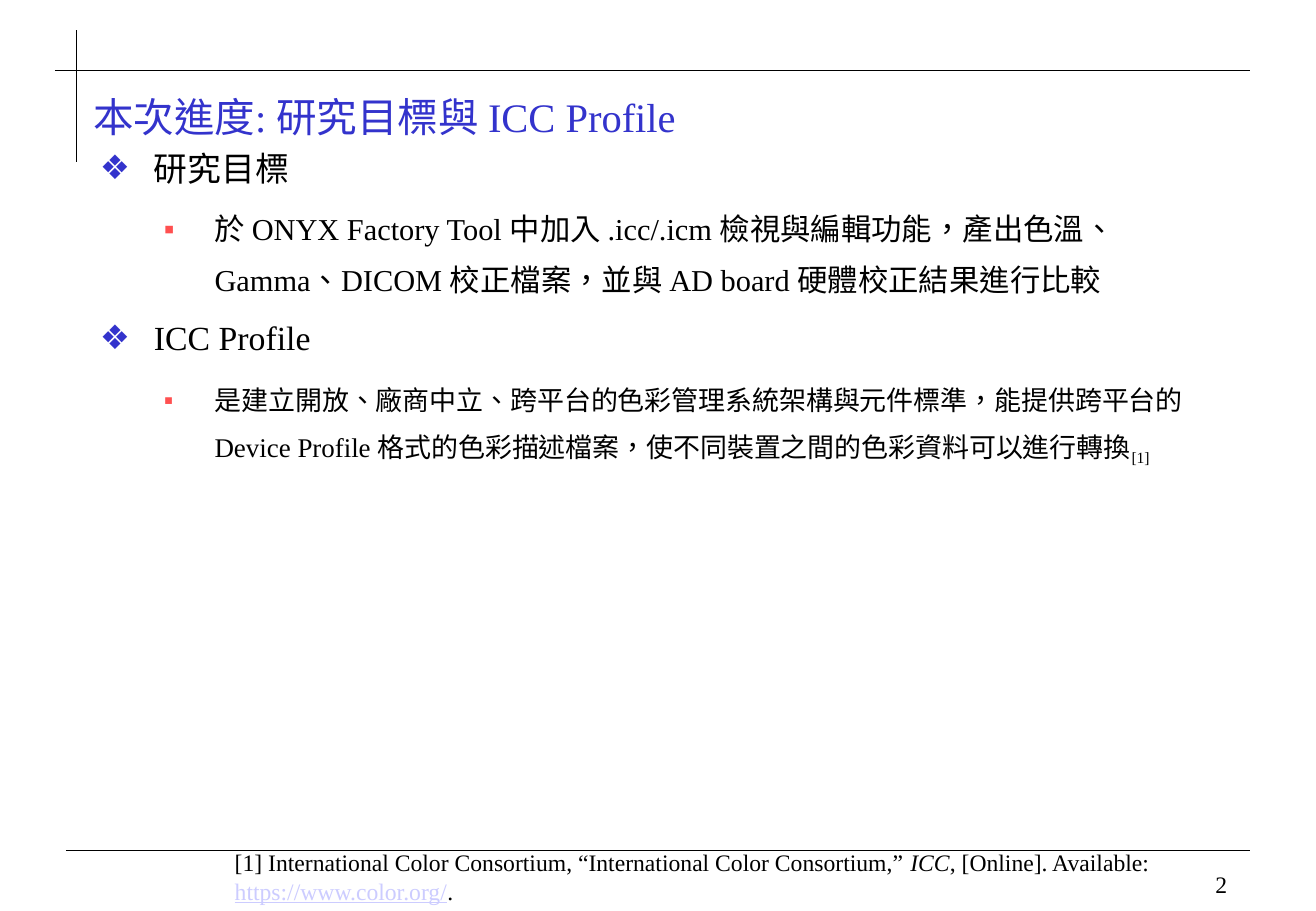
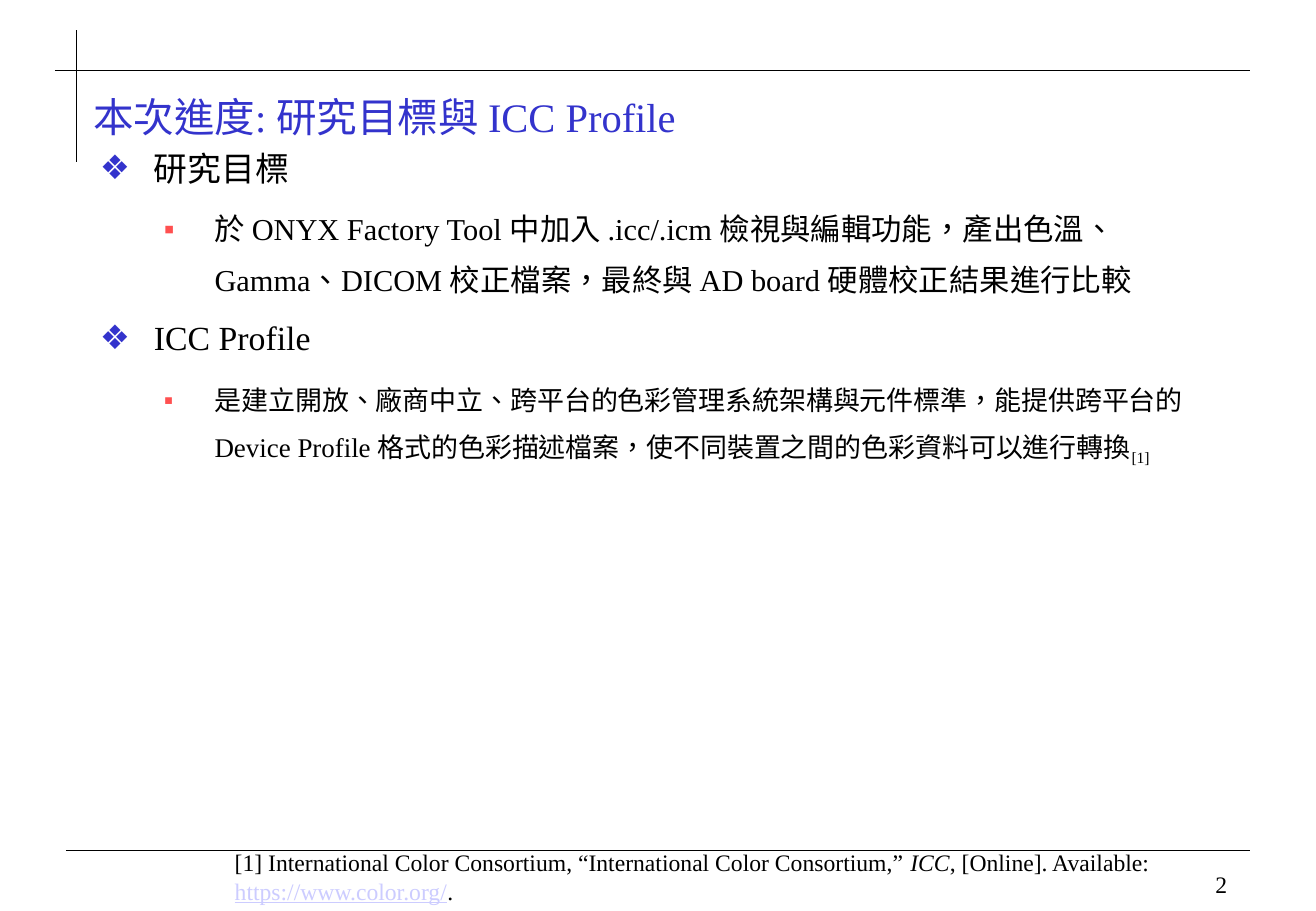
Before and after one commit to 0ilasis0/home, a slide deck: slide 2 of ICCPROFILE_0923.pptx. Drawn at 1316x911 pixels with LibreOffice and Linux fonts; fonts in the diff are those of the drawing; background and template pictures are left out. Boxes give left, top, right and bottom in pixels: in the first picture for what was removed or moved away, otherwise in the second. Text is boxed around its words. In the diff, an @@ line names an element or a change of style, - is before the commit and + after.

Commit message:
up

```diff
--- a/ICCPROFILE_0923.pptx
+++ b/ICCPROFILE_0923.pptx
@@ text at [215, 214, 1132, 294]: text changed @@
-  ▪ 於 ONYX Factory Tool 中加入 .icc/.icm 檢視與編輯功能，產出色溫、Gamma、DICOM 校正檔案，並與 AD board 硬體校正結果進行比較
+  ▪ 於 ONYX Factory Tool 中加入 .icc/.icm 檢視與編輯功能，產出色溫、Gamma、DICOM 校正檔案，最終與 AD board 硬體校正結果進行比較
```
Also in this commit, not shown: 1 other slide changed.
